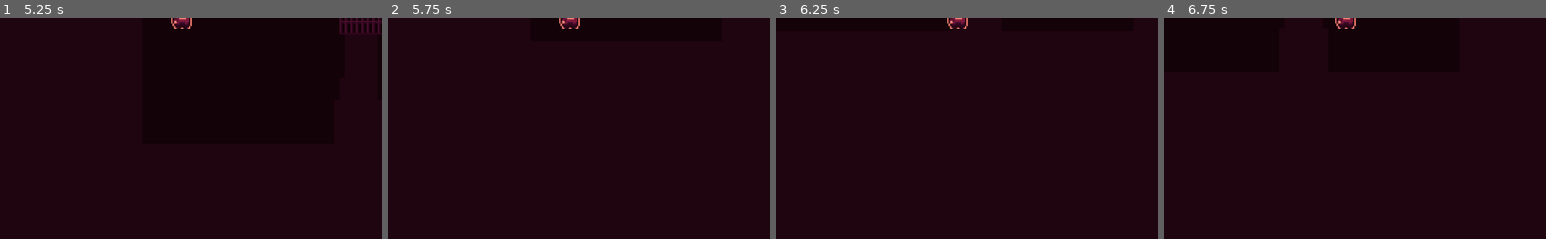
Above: before the commit, frames 1-4 (left to right).
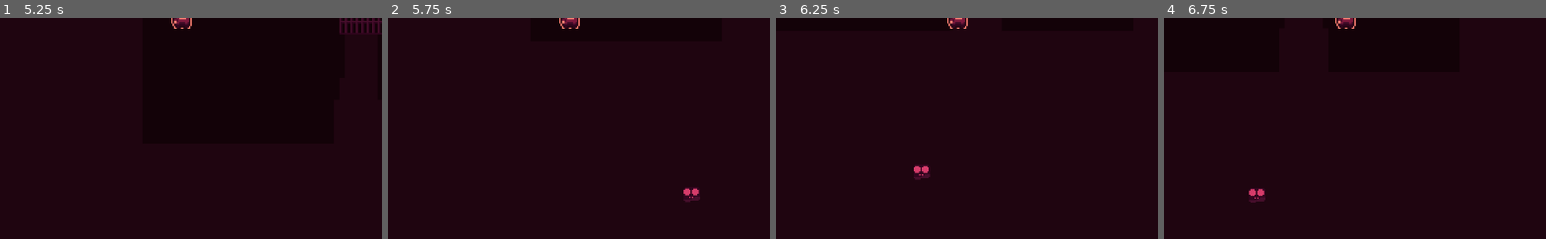
Above: after the commit, the same moments.

Repository: aezalius/ludumdare-53
Game: Godot game, scene res://Main.tscn
Same seed, same stepped clock (60 frames per second), same inputs: the game is played once before the commit and once after it.
Inputs:
- Up to frame 1 (5.25 s): tap Enter at 0.5, 2, 3.5 s; hold D (right) 0.53-1.28 s; tap E (interact) every 1.5 s from 0.6 to 5.1 s; tap Space (roll) at 1.25, 1.35, 2.75, 2.85, 4.25, 4.35 s; hold S (down) 1.28-2.03 s; hold D (right) 2.03-2.78 s; hold W (up) 2.78-3.53 s; hold A (left) 3.53-5.03 s; hold S (down) from 5.03 s (still down)
- Up to frame 2 (5.75 s): keep holding S (down)
- Up to frame 3 (6.25 s): release S (down) at 5.78 s; hold D (right) from 5.78 s (still down); tap Space (roll) at 5.85 s
- Up to frame 4 (6.75 s): release D (right) at 6.53 s; hold W (up) from 6.53 s (still down); tap E (interact) at 6.6 s
The pictures show only the part of the screen within x 28-78%, y 50-100%; the shares and areas given below are measured in that part.

Frame 1 is identical in both runs. In frame 2, 0.2% of the frame differs, in the area x 77-82%, y 76-84%; in frame 3, 0.2%; in frame 4, 0.2%, in the area x 22-27%, y 77-84%.

Commit message:
Added a basic encounter

Diff:
--- /dev/null
+++ b/Godot/Encounters/Encounter.gd
@@ -0,0 +1,14 @@
+extends Node2D
+
+@export var encounter_name = "TestEncounter"
+@export var package_name = "Toad Heart"
+
+
+# Called when the node enters the scene tree for the first time.
+func _ready():
+	pass # Replace with function body.
+
+
+# Called every frame. 'delta' is the elapsed time since the previous frame.
+func _process(delta):
+	pass
--- /dev/null
+++ b/Godot/Encounters/TestEncounter.tscn
@@ -0,0 +1,26 @@
+[gd_scene load_steps=4 format=3 uid="uid://cth01q25wooxw"]
+
+[ext_resource type="PackedScene" path="res://Entities/Enemies/BaseEnemy/BaseEnemy.tscn" id="1_8ynan"]
+[ext_resource type="Script" path="res://Encounters/Encounter.gd" id="1_scqf2"]
+[ext_resource type="PackedScene" path="res://Entities/Interactables/Package/droppedpackage.tscn" id="2_sfv6r"]
+
+[node name="TestEncounter" type="Node2D"]
+position = Vector2(-55, 225)
+script = ExtResource("1_scqf2")
+
+[node name="SpawnLocation" type="Node2D" parent="."]
+position = Vector2(-17, 199)
+
+[node name="DroppedPackage" parent="." instance=ExtResource("2_sfv6r")]
+position = Vector2(0, 48)
+
+[node name="Enemies" type="Node2D" parent="."]
+
+[node name="BaseEnemy" parent="Enemies" instance=ExtResource("1_8ynan")]
+position = Vector2(-3, -1)
+
+[node name="BaseEnemy2" parent="Enemies" instance=ExtResource("1_8ynan")]
+position = Vector2(48, 86)
+
+[node name="BaseEnemy3" parent="Enemies" instance=ExtResource("1_8ynan")]
+position = Vector2(-58, 98)
--- a/Godot/Levels/LevelScript.gd
+++ b/Godot/Levels/LevelScript.gd
@@ -1,14 +1,24 @@
 extends Node2D
 
 @export_subgroup("Important locations")
-@export var package_spawn_locations: Array[Node2D]
 @export var encounter_table: Array[PackedScene]
+
+var active_encounter: Node2D
 
 # Called when the node enters the scene tree for the first time.
 func _ready():
-	pass # Replace with function body.
-
+	QuestHandler.spawn_encounter.connect(spawn_encounter)
+	QuestHandler.remove_encounter.connect(remove_encounter)
 
 # Called every frame. 'delta' is the elapsed time since the previous frame.
 func _process(delta):
 	pass
+
+func spawn_encounter():
+	var encounter: Node2D = encounter_table[randi_range(0,encounter_table.size() - 1)].instantiate()
+	#encounter.global_position = encounter.get_spawn_location()#encounter_spawn_locations[randi_range(0,encounter_spawn_locations.size() - 1)] # godot wont let me do things nicely, so hacky it is!
+	get_tree().root.add_child(encounter)
+	active_encounter = encounter
+
+func remove_encounter():
+	active_encounter.queue_free()
--- a/Godot/Levels/World1.tscn
+++ b/Godot/Levels/World1.tscn
@@ -1,11 +1,13 @@
-[gd_scene load_steps=4 format=3 uid="uid://piolujfj6hrr"]
+[gd_scene load_steps=5 format=3 uid="uid://piolujfj6hrr"]
 
 [ext_resource type="Script" path="res://Levels/LevelScript.gd" id="1_ofh8u"]
 [ext_resource type="TileSet" uid="uid://tj60j7hhfmh7" path="res://Tilesets/Base/TileSet.tres" id="1_ro83h"]
+[ext_resource type="PackedScene" uid="uid://cth01q25wooxw" path="res://Encounters/TestEncounter.tscn" id="2_pqxp4"]
 [ext_resource type="PackedScene" uid="uid://p41cmke6tiqa" path="res://Entities/QuestGiver/quest_giver.tscn" id="2_rhcjj"]
 
 [node name="World" type="Node2D"]
 script = ExtResource("1_ofh8u")
+encounter_table = Array[PackedScene]([ExtResource("2_pqxp4")])
 
 [node name="TileMap" type="TileMap" parent="."]
 tile_set = ExtResource("1_ro83h")
@@ -16,3 +18,6 @@
 
 [node name="QuestGiver" parent="Interactables" instance=ExtResource("2_rhcjj")]
 position = Vector2(-103, -49)
+
+[node name="TestEncounterSpawnLocation" type="Node2D" parent="."]
+position = Vector2(-104, 133)
--- a/Godot/Scripts/Global/QuestHandler.gd
+++ b/Godot/Scripts/Global/QuestHandler.gd
@@ -2,6 +2,8 @@
 
 signal next_dialogue_line_s(line: String)
 signal clear_dialogue()
+signal spawn_encounter()
+signal remove_encounter()
 
 # Effectively stops player input, with things for future.
 signal stop_movement()
@@ -14,25 +16,35 @@
 
 var current_speech: Array
 var speech_index = 0
+var spawn_encounter_after_dialogue = false
+var free_encounter_with_dialogue = false
 
 func generate_request_speech() -> void:
 	var selected_greeting = greeting[randi_range(0,greeting.size() - 1)]
 	var selected_request = request[randi_range(0,request.size() - 1)]
 	var selected_ending = ending[randi_range(0,ending.size() - 1)]
 	current_speech = [selected_greeting, selected_request, selected_ending]
+	spawn_encounter_after_dialogue = true
 
 func generate_thanks_speech() -> void:
 	var selected_greeting = greeting[randi_range(0,greeting.size() - 1)]
 	var selected_thanks = thanks[randi_range(0,thanks.size() - 1)]
 	current_speech = [selected_greeting, selected_thanks]
+	free_encounter_with_dialogue = true
 
 func next_dialogue_line():
 	if current_speech.size() > 0 and speech_index < current_speech.size():
 		emit_signal("stop_movement")
 		emit_signal("next_dialogue_line_s", current_speech[speech_index])
 		speech_index += 1
+		if free_encounter_with_dialogue:
+			emit_signal("remove_encounter")
+			free_encounter_with_dialogue = false
 	else:
 		emit_signal("free_movement")
 		emit_signal("clear_dialogue")
 		current_speech = []
 		speech_index = 0
+		if spawn_encounter_after_dialogue:
+			emit_signal("spawn_encounter")
+			spawn_encounter_after_dialogue = false
